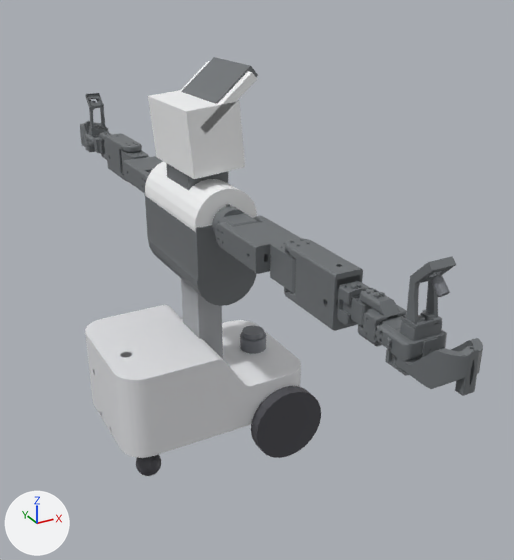
A saved change to the glTF model models/nori_description/nori_a3_posed.glb.
The view is the same before and after, from a 50 mm camera at (-0.64, -1.188, 0.926) aimed at (-0.024, -0.068, 0.366). Arrows for +X, +Y and +Z are at lower left; the lights stay in place. The first picture is the older version. Vertices at exactly the same position are counted once.

Names of what the first picture shows: 'geometry_0'.
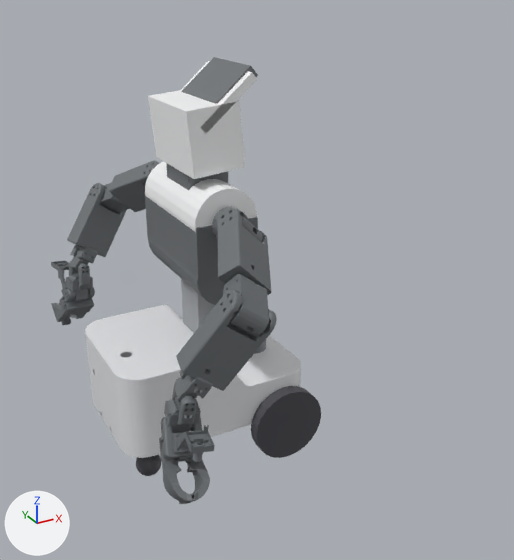
The change, as a list of edits to the scene's bpy script:
```text
Change me_geometry_0:
    used by ob_geometry_0; location = (0.0, 0.0, 0.0)
    remove me_geometry_0.from_pydata(...)  # 74794 vertices, 136176 faces; spans x -0.33..0.076, y -0.713..0.713, z 0.0..0.772
    add me_geometry_0.from_pydata(...)  # 74795 vertices, 136178 faces; spans x -0.335..0.076, y -0.408..0.408, z 0.0..0.772
    me_geometry_0 part 1: 340 loose pieces with 54885 vertices, spanning x -0.148..-0.075, y -0.713..0.713, z 0.474..0.631, are deleted
    me_geometry_0 part 2: 44 vertices moved within x -0.153..-0.071, y -0.195..-0.125, z 0.49..0.543; 4109 vertices removed from x -0.155..-0.071, y -0.302..-0.125, z 0.486..0.547; 31790 vertices added at x -0.335..-0.069, y -0.408..-0.125, z 0.148..0.561
    me_geometry_0 part 3: 44 vertices moved within x -0.153..-0.071, y 0.125..0.195, z 0.49..0.543; 4109 vertices removed from x -0.155..-0.071, y 0.125..0.302, z 0.486..0.547; 31077 vertices added at x -0.335..-0.069, y 0.125..0.408, z 0.148..0.561
    other edits to the shape of me_geometry_0 do not show in these pictures
```

Where the change shows, as pixel boxes [x1, y1, x2, y2] in the pictures (514 x 560 px):
'geometry_0', reshaped
    before: [80, 57, 483, 476]
    after: [51, 57, 321, 504]
part 1 of me_geometry_0, deleted
    before: [80, 93, 483, 396]
part 2 of me_geometry_0, built on
    before: [212, 206, 300, 274]
    after: [159, 207, 277, 504]
part 3 of me_geometry_0, built on
    before: [123, 160, 150, 193]
    after: [51, 160, 159, 325]
